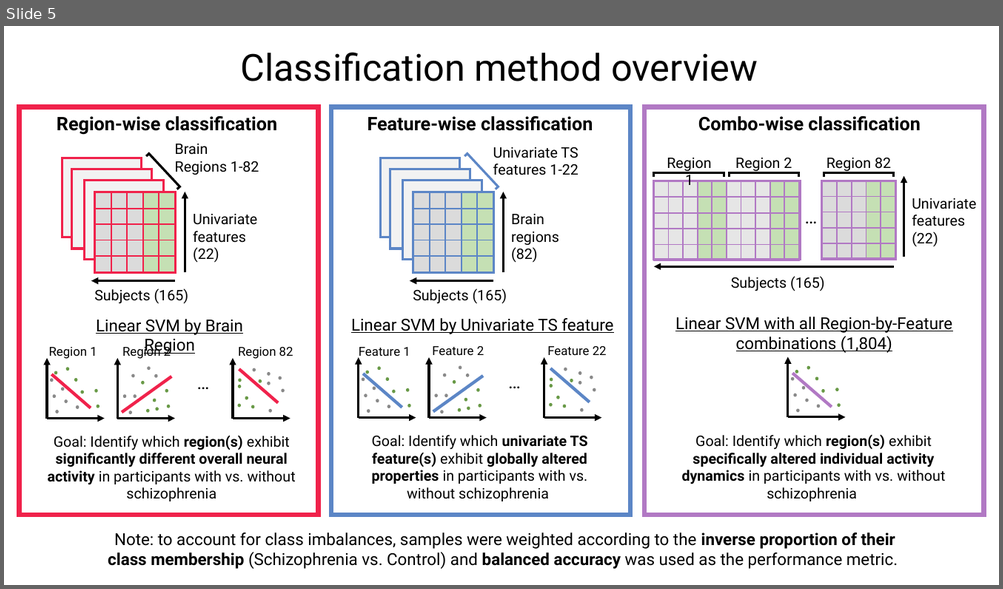
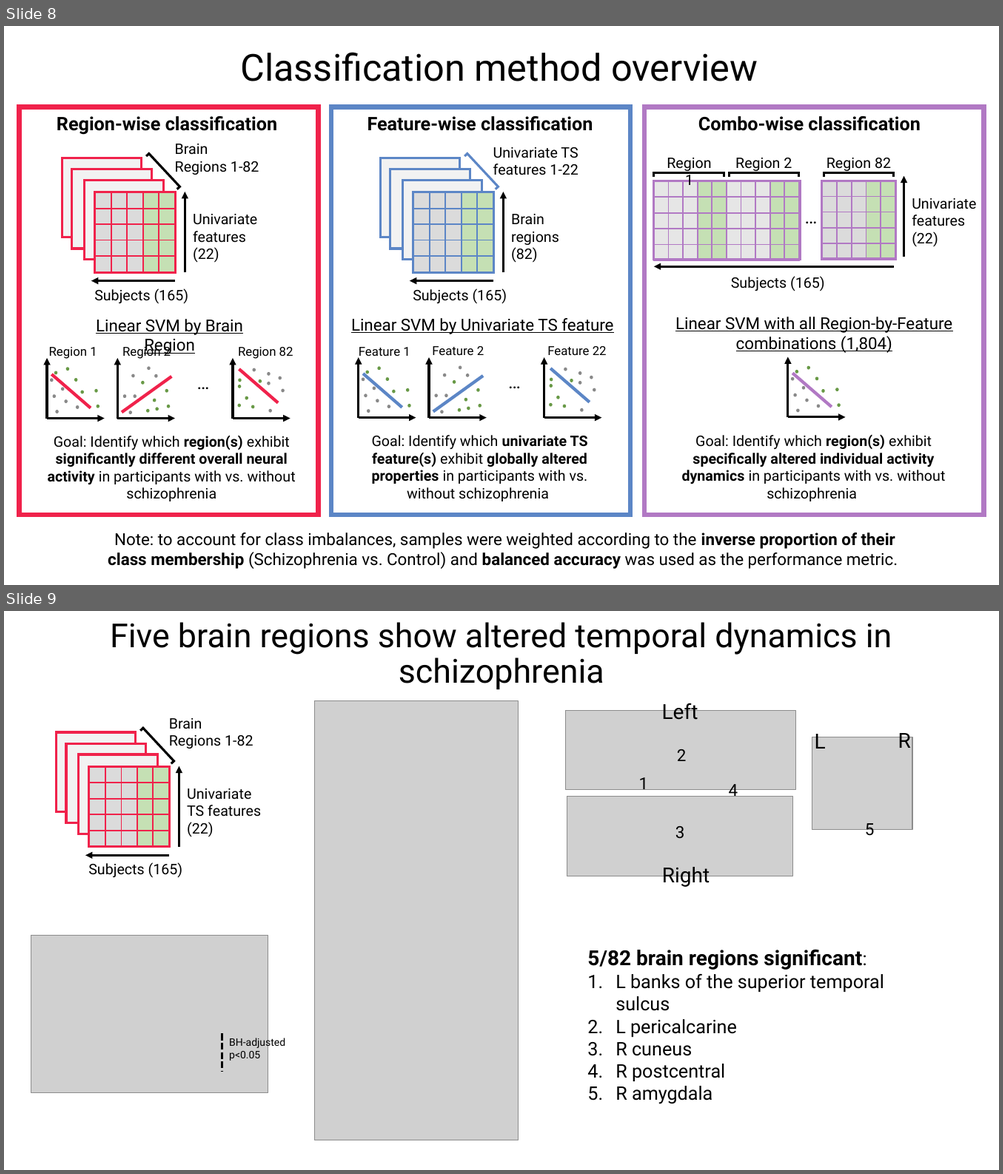
Before and after one commit to anniegbryant/CNS_2022, a slide deck: schizophrenia_classification_workshop/Workshop_Talk.pptx. Shown one above the other, each under a label of ours: slide 5 before the commit, slides 8 and 9 after it. The pictures are 1003x589 and 1003x1174 pixels, drawn with LibreOffice and Linux fonts; fonts in the diff are those of the drawing; grey boxes stand for pictures. Boxes give left, top, right and bottom in pixels: in the first picture for what was removed or moved away, otherwise in the second. Text is boxed around its words. In the diff, an @@ line names an element or a change of style, - is before the commit and + after.

```diff
--- a/schizophrenia_classification_workshop/Workshop_Talk.pptx
+++ b/schizophrenia_classification_workshop/Workshop_Talk.pptx
@@ slide 9 added at (x1=4, y1=611, x2=999, y2=1170), background #FFFFFF @@
@@ title added at (x1=110, y1=622, x2=892, y2=689), 32 pt, text #000000 @@
+Five brain regions show altered temporal dynamics in schizophrenia
@@ text added at (x1=169, y1=718, x2=253, y2=749), 14 pt, text #000000 @@
+Brain
+Regions 1-82
@@ picture added at (x1=314, y1=701, x2=518, y2=1140) @@
@@ rectangle added at (x1=57, y1=732, x2=136, y2=812), fill #F2F2F2, outline #F0224B 2.25 pt @@
@@ rectangle added at (x1=66, y1=743, x2=146, y2=823), fill #F2F2F2, outline #F0224B 2.25 pt @@
@@ right bracket added at (x1=140, y1=729, x2=174, y2=764), outline #000000 2.25 pt @@
@@ rectangle added at (x1=79, y1=755, x2=159, y2=834), fill #F2F2F2, outline #F0224B 2.25 pt @@
@@ rectangle added at (x1=89, y1=767, x2=170, y2=848), outline #F0224B 2.25 pt @@
@@ table added at (x1=90, y1=767, x2=168, y2=846), 5 rows, 5 columns @@
+ |  |  |  | 
+ |  |  |  | 
+ |  |  |  | 
+ |  |  |  | 
+ |  |  |  | 
@@ arrow added from (179, 847) to (179, 766), #000000 2.25 pt @@
@@ text added at (x1=187, y1=789, x2=261, y2=837), 14 pt, text #000000 @@
+Univariate TS features (22)
@@ group added at (x1=566, y1=700, x2=912, y2=889): 9 texts, 3 pictures @@
+Left
+Right
+R
+L
+1
+2
+3
+4
+5
@@ arrow added from (169, 856) to (85, 856), #000000 2.25 pt @@
@@ text added at (x1=88, y1=863, x2=183, y2=878), 14 pt, text #000000 @@
+Subjects (165)
@@ picture added at (x1=31, y1=936, x2=267, y2=1093) @@
@@ text added at (x1=587, y1=949, x2=884, y2=1082), 18 pt, text #000000 @@
+5/82 brain regions significant:
+1. L banks of the superior temporal sulcus
+2. L pericalcarine
+3. R cuneus
+4. R postcentral
+5. R amygdala
@@ line added from (222, 1034) to (222, 1071), #000000 2.25 pt dashed @@
@@ text added at (x1=229, y1=1037, x2=285, y2=1061), 10 pt, text #000000 @@
+BH-adjusted p<0.05
@@ what was slide 5 is now slide 8 @@
```
Also in this commit, not shown: 5 slides changed, 11 other slides added, 4 slides removed, 3 other files.
